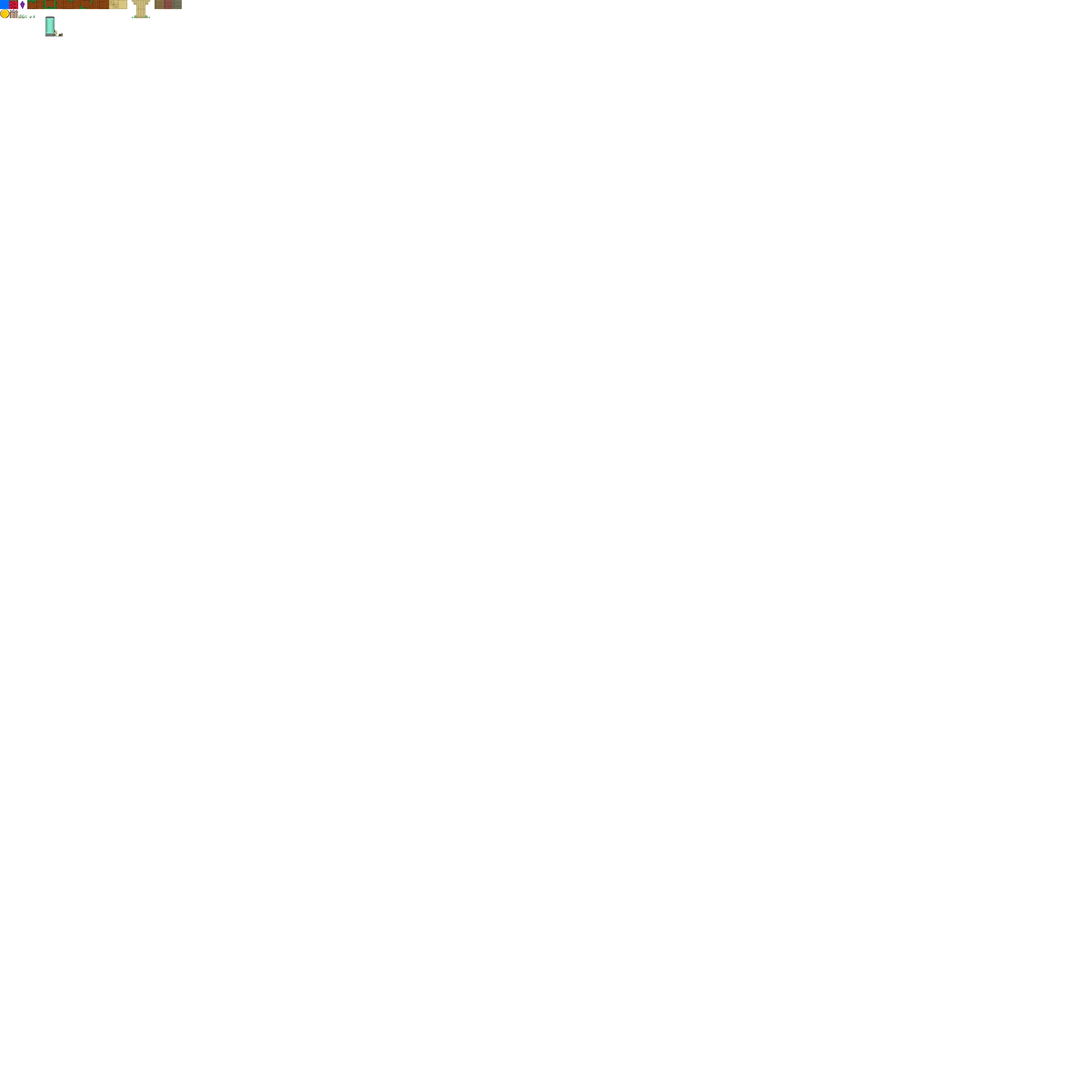
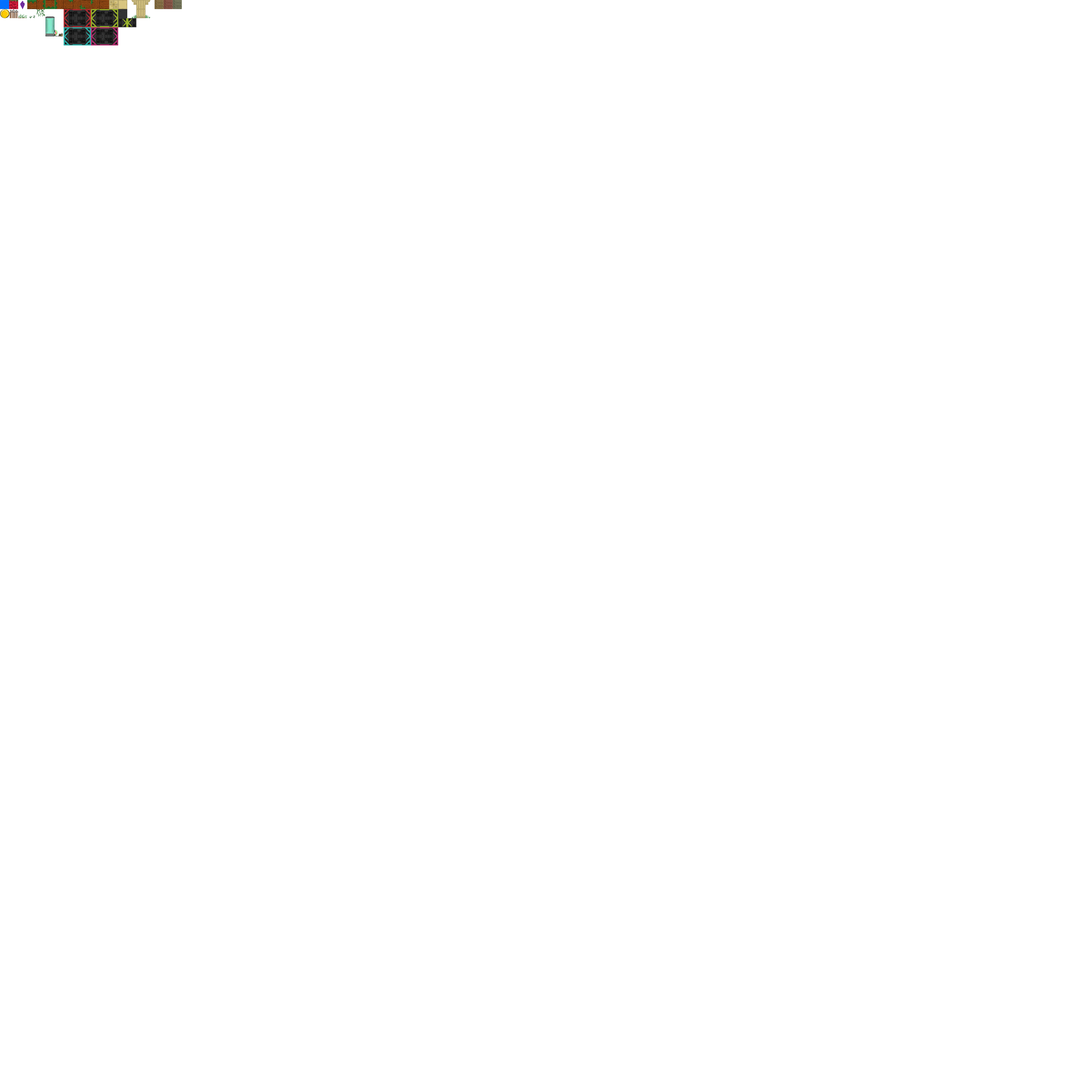
The second 1091px x 1091px image is a revision of the first. Changes to its layers:
removed layer "Shape 6" over (x1=36, y1=9, x2=137, y2=37)
added layer "Layer 5" above "Layer 4" over (x1=127, y1=18, x2=137, y2=28)
added layer "Layer 4" over (x1=36, y1=9, x2=137, y2=46)
